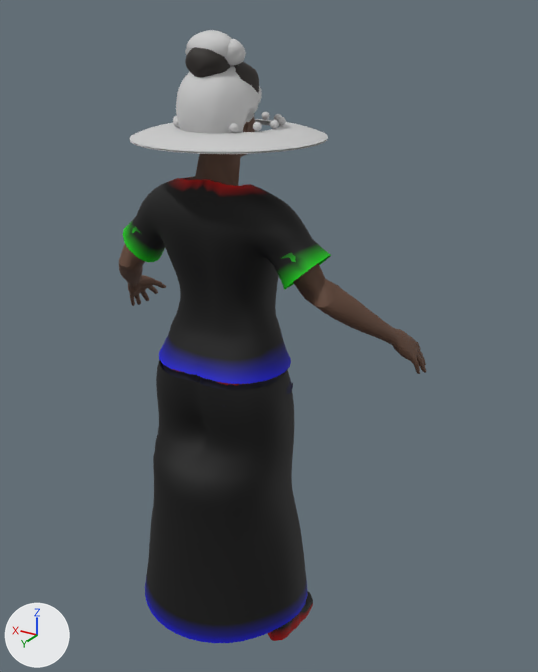
Two versions of the glTF model app/public/jeux/humans/woman.glb, one commit apart.
Before and after are seen from a 50 mm lens placed at (-1.077, 1.525, 1.768), pointed at (-0.086, -0.127, 0.942). Arrows for +X, +Y and +Z are at lower left; the lights stay in place. The first picture is the older version.

The first picture shows 'body', 'dress_top', 'forearms', 'hair_puff', 'hat_brim', 'hat_crown', 'shirt', 'skirt', 'wrap_knot' and 3 more.
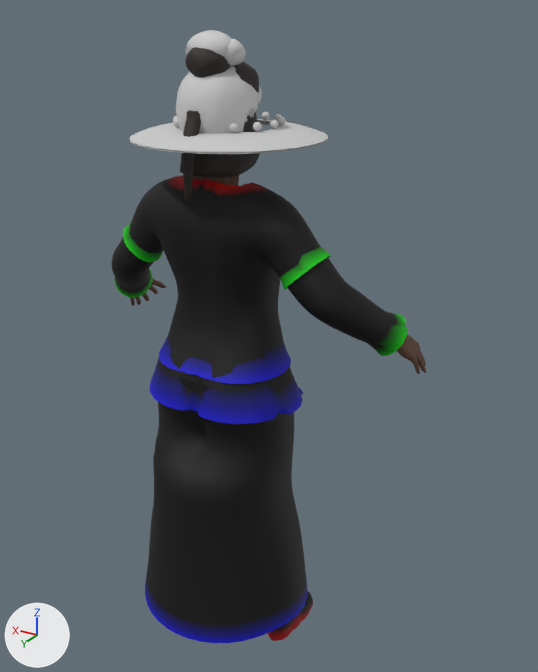
What changed in the scene script:
```text
Add mat_coat:
    mat_coat = bpy.data.materials.new('coat')
    # nodes: BsdfPrincipled, Mix, OutputMaterial, VertexColor
    # colours: light grey #cbcbcb, mixed with the vertex colours
Add me_hair_pony:
    me_hair_pony.from_pydata(...)  # 2197 vertices, 4026 faces; spans x -0.076..0.076, y -0.133..0.113, z 1.36..1.647
    me_hair_pony.materials.append(mat_hair_001)  # black #27211d
Add me_hair_long:
    me_hair_long.from_pydata(...)  # 3362 vertices, 6222 faces; spans x -0.095..0.094, y -0.133..0.072, z 1.413..1.65
    me_hair_long.materials.append(mat_hair_001)  # black #27211d
Add me_coat:
    me_coat.from_pydata(...)  # 2501 vertices, 4860 faces; spans x -0.483..0.483, y -0.212..0.138, z 0.796..1.399
    me_coat.materials.append(mat_coat)
Add ob_hair_pony:
    ob_hair_pony = bpy.data.objects.new('hair_pony', me_hair_pony)
    ob_hair_pony.location = (0.0, 0.0, 0.0)
Add ob_hair_long:
    ob_hair_long = bpy.data.objects.new('hair_long', me_hair_long)
    ob_hair_long.location = (0.0, 0.0, 0.0)
Add ob_coat:
    ob_coat = bpy.data.objects.new('coat', me_coat)
    ob_coat.location = (0.0, 0.0, 0.0)
```

Location of each change, [x1, y1, x2, y2] in pixels of the pictures (538 x 672 px):
'coat', added
    after: [111, 176, 408, 424]
'hair_long', added (black)
    after: [180, 112, 260, 177]
'hair_pony', added (black)
    after: [182, 110, 201, 201]
'dress_top', unchanged, covered by the edit
    before: [123, 177, 331, 384]
    after: [123, 179, 331, 384]
'body', unchanged, covered by the edit
    before: [120, 117, 426, 374]
    after: [130, 175, 426, 374]
'forearms', unchanged, covered by the edit
    before: [119, 258, 400, 345]
